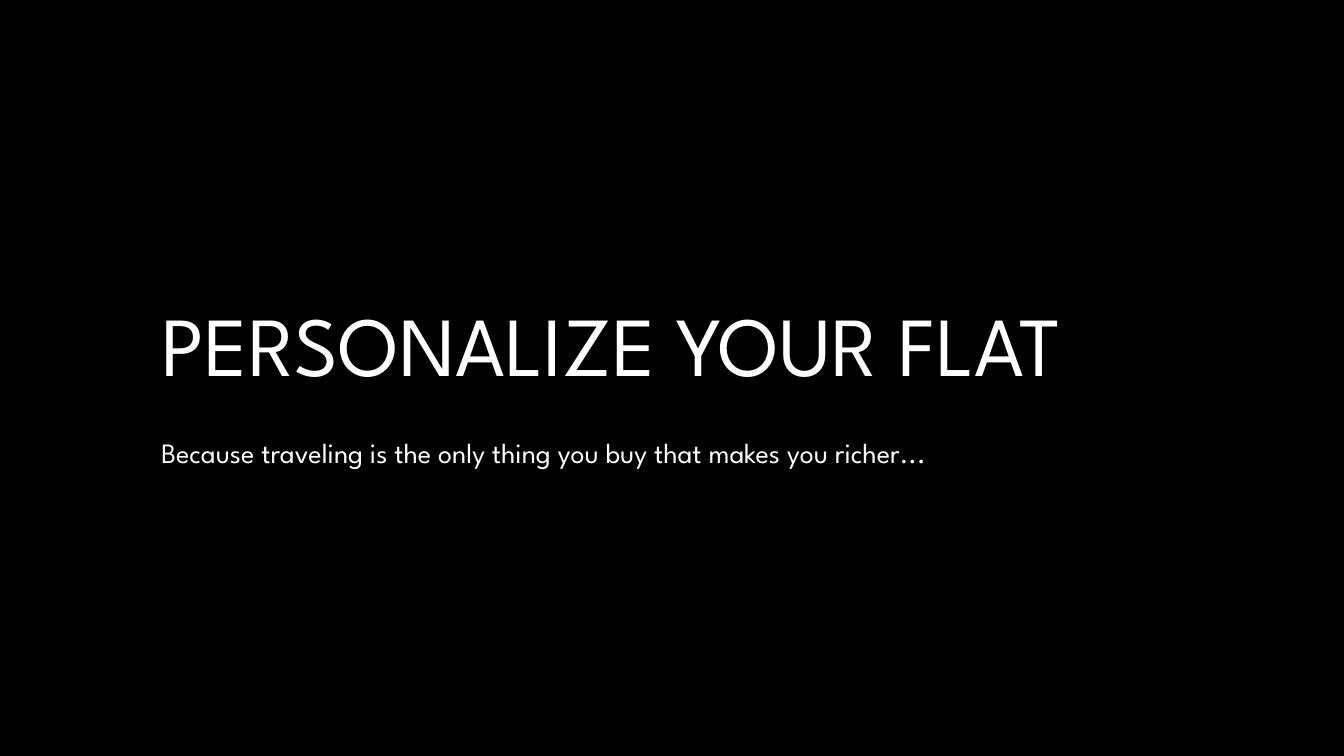
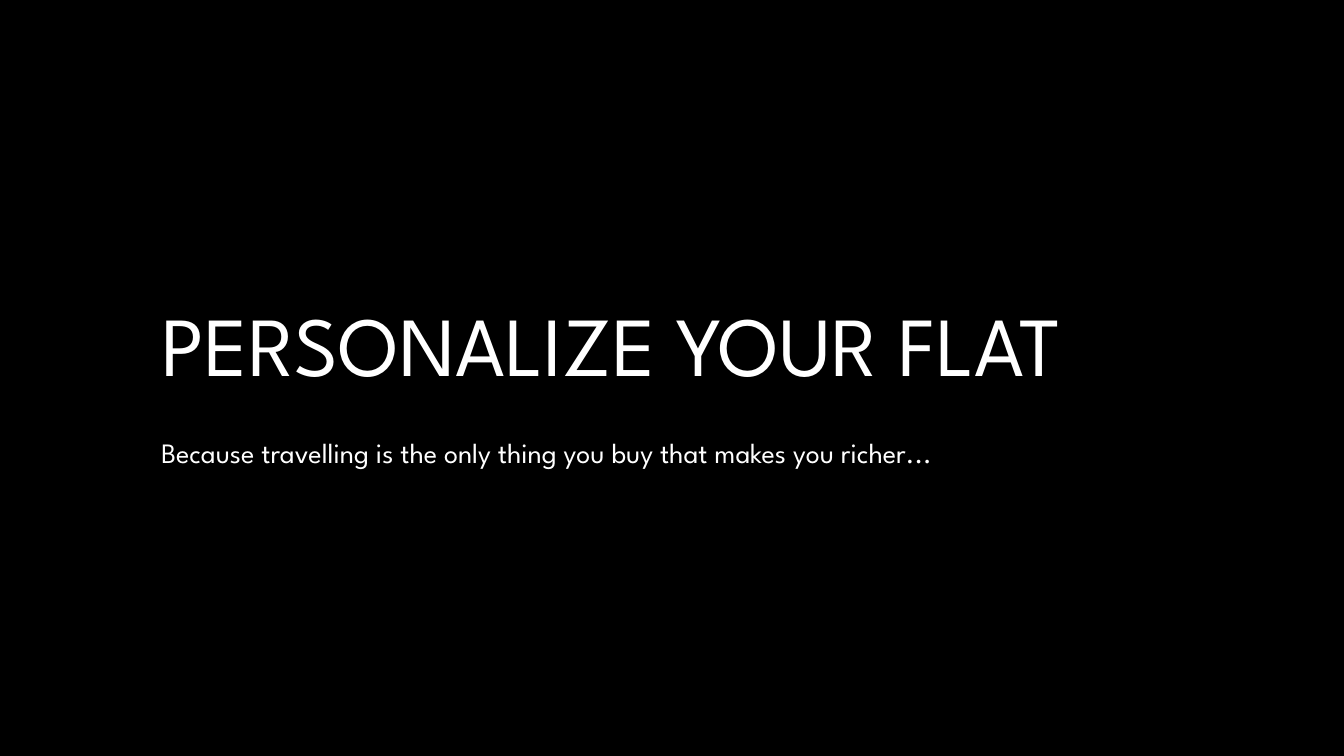
Before and after one commit to rakesthedon/myfancyroom, a slide deck: slide 1 of presentation/Personalize Your Flat (mac).pptx. Drawn at 1344x756 pixels with LibreOffice and Linux fonts; fonts in the diff are those of the drawing; background and template pictures are left out. Boxes give left, top, right and bottom in pixels: in the first picture for what was removed or moved away, otherwise in the second. Text is boxed around its words. In the diff, an @@ line names an element or a change of style, - is before the commit and + after.

Commit message:
spelling mistakes corrected

```diff
--- a/presentation/Personalize Your Flat (mac).pptx
+++ b/presentation/Personalize Your Flat (mac).pptx
@@ subtitle at [161, 443, 932, 469]: text changed @@
-Because traveling is the only thing you buy that makes you richer...
+Because travelling is the only thing you buy that makes you richer...
```
